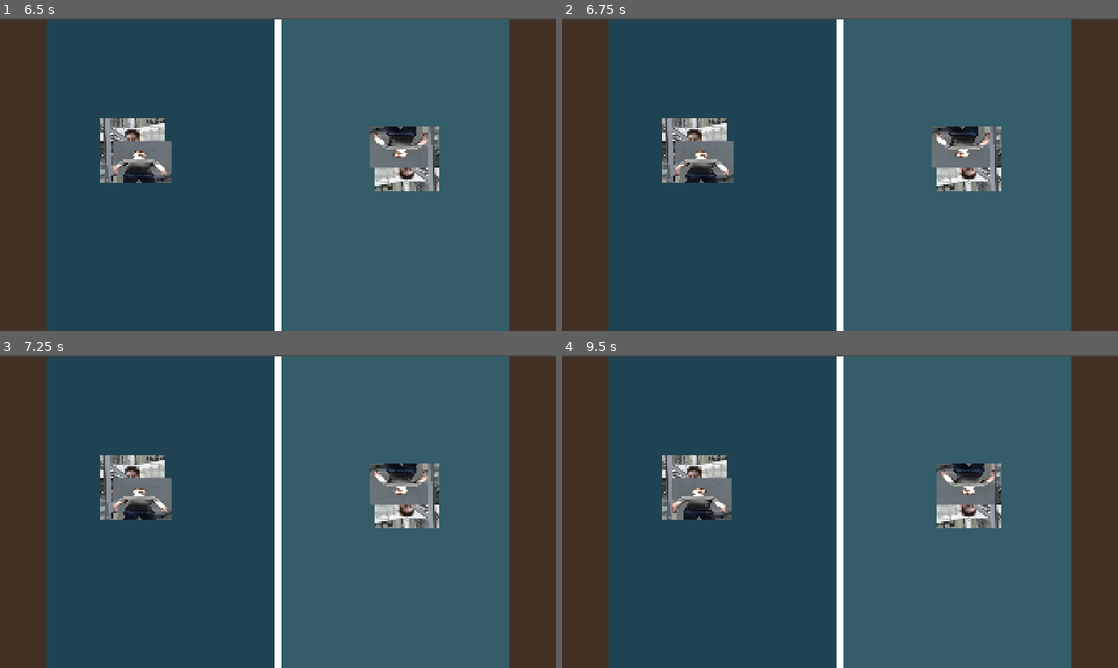
Above: before the commit, frames 1-4 (two rows, left to right).
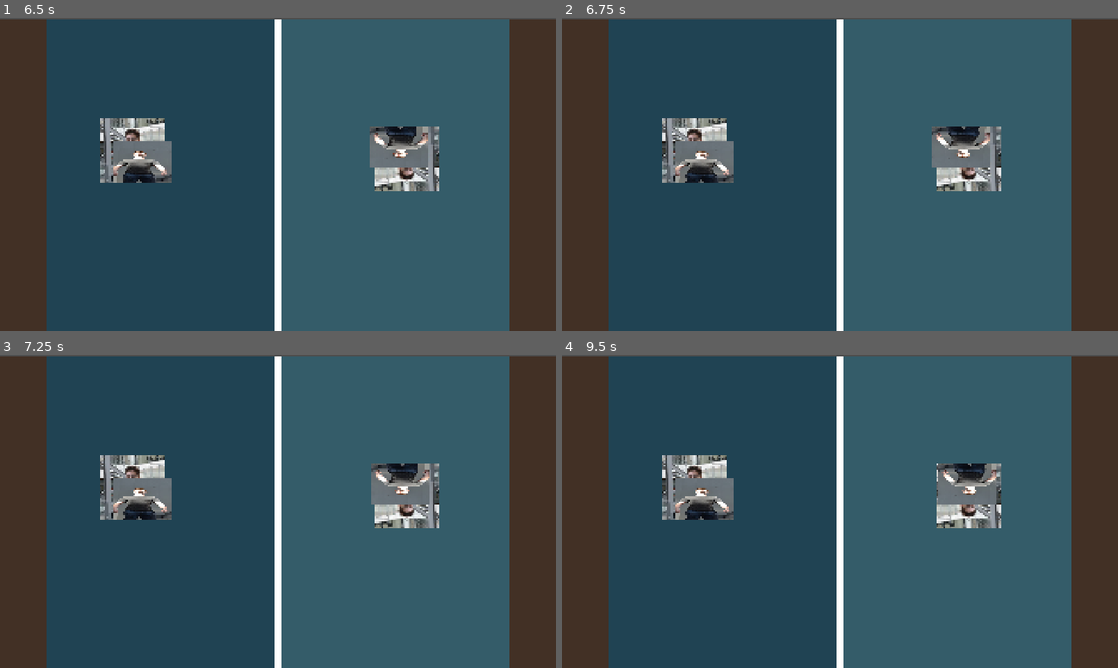
Above: after the commit, the same moments.

Repository: mariusstokkebro/Fish-fish-Fish
Game: Godot game, scene res://Scenes/character_selector.tscn
The game is run twice, just before and just after one commit, with the same random seed, the same clock (stepped at 60 frames per second) and the same inputs.
Inputs:
- Up to frame 1 (6.5 s): tap Enter at 0.5, 2 s; tap Space at 1.25, 3.5 s
- Up to frame 2 (6.75 s): tap Enter at 6.5 s
- Up to frame 3 (7.25 s): no input
- Up to frame 4 (9.5 s): no input

Frame 1 is identical in both runs. In frame 2, 0.1% of the frame differs, in the area x 66-77%, y 34-45%; in frame 3, 0.3%; in frame 4, 0.6%, in the area x 19-79%, y 34-53%.

Commit message:
cool shit

Diff:
--- a/gorilla-fighting-game/Scenes/level.tscn
+++ b/gorilla-fighting-game/Scenes/level.tscn
@@ -55,6 +55,12 @@
 top_level = true
 position = Vector2(456, 456)
 
+[node name="CatchBall" parent="PorcupineBody" index="2" unique_id=1538139581]
+steerSpeed = null
+maxSteer = null
+steerAxis = null
+current_player = null
+
 [node name="PorcupineBody2" parent="." unique_id=331631706 instance=ExtResource("1_tumq0")]
 top_level = true
 position = Vector2(1405, 486)
@@ -62,6 +68,9 @@
 current_player = 2
 
 [node name="CatchBall" parent="PorcupineBody2" index="2" unique_id=1538139581]
+steerSpeed = null
+maxSteer = null
+steerAxis = null
 current_player = 2
 
 [node name="Border" parent="." unique_id=255961422 instance=ExtResource("2_k5f4k")]
--- a/gorilla-fighting-game/Scripts/gatorRod.gd
+++ b/gorilla-fighting-game/Scripts/gatorRod.gd
@@ -20,10 +20,13 @@
 var base_pos := Vector2.ZERO
 var steer_offset := 0.0
 var tween: Tween
+var fishList: Array
 func _ready() -> void:
 	base_pos = position
-	collision.body_entered.connect(onBodyEntered)
-	collision.body_exited.connect(onBodyExited)
+
+func _physics_process(delta: float) -> void:
+	fishList = collision.get_overlapping_bodies()
+
 func _process(delta: float) -> void:
 	if steering:
 		var up = "p%d_move_up" % current_player
@@ -38,21 +41,19 @@
 	if hooking == true:
 		if tween:
 			tween.kill()
-
-		tween = create_tween()
-		tween.tween_property(self, "base_pos", Vector2.ZERO, castTime)
-		tween.parallel().tween_property(self, "steer_offset", 0.0, castTime)
-		tween.tween_callback(func(): thrown = false)
-		tween.tween_callback(func(): hooking = false)
+			reelIn()
 
 		if enemyBody:
 			enemyBody.getMoved(get_global_position())
 
 func castRod(delta: float) -> void:
+	var confirm = "p%d_confirm" % current_player
 	if thrown:
+		if Input.is_action_pressed(confirm):
+			reelIn()
+			if fishList.is_empty() == false:
+				hookFish(fishList[0])
 		return
-
-	var confirm = "p%d_confirm" % current_player
 
 	if Input.is_action_pressed(confirm):
 		distance += 100.0 * distanceMultiplier * delta
@@ -70,15 +71,22 @@
 		tween.tween_interval(2.0)
 		tween.tween_callback(func(): steering = false)
 
-		tween.tween_property(self, "base_pos", Vector2.ZERO, castTime)
-		tween.parallel().tween_property(self, "steer_offset", 0.0, castTime)
-		tween.tween_callback(func(): thrown = false)
-
-func onBodyEntered(body: Node2D):
+func hookFish(body: Node2D):
+	var confirm = "p%d_confirm" % current_player
 	if body is CharacterBody2D and body != get_parent():
 		enemyBody = body
-		hooking = true
+		if Input.is_action_pressed(confirm):
+
+			hooking = true
 
 func onBodyExited(body: Node2D):
 	if body == enemyBody:
 		hooking = false
+
+
+func reelIn():
+	tween = create_tween()
+	tween.tween_property(self, "base_pos", Vector2.ZERO, castTime)
+	tween.parallel().tween_property(self, "steer_offset", 0.0, castTime)
+	tween.tween_callback(func(): thrown = false)
+	tween.tween_callback(func(): hooking = false)
